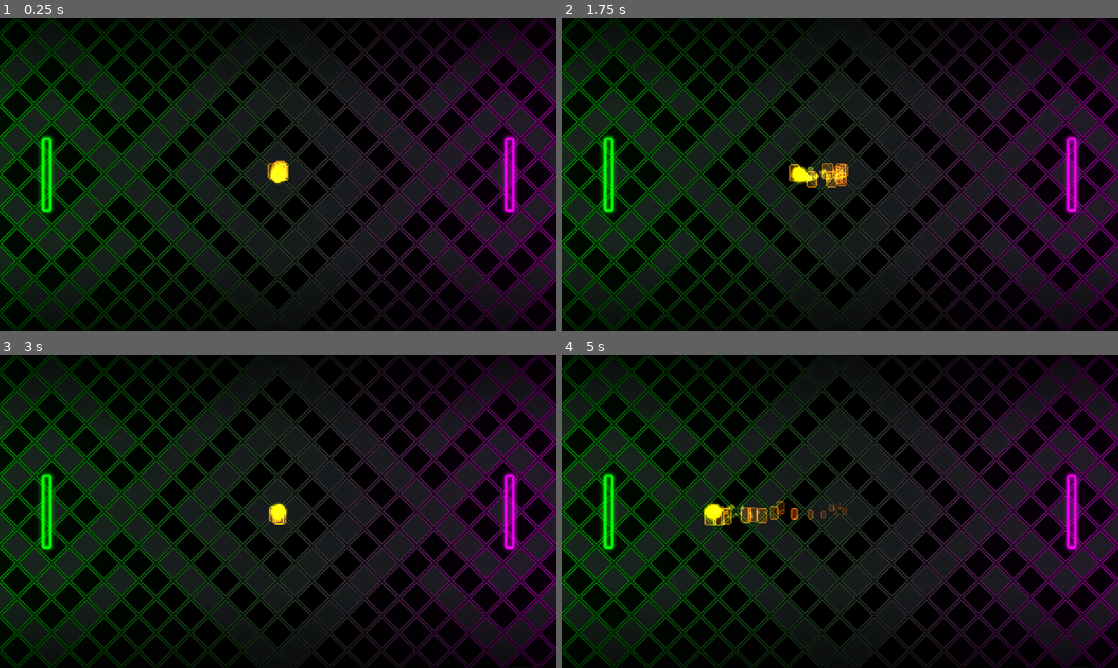
Above: before the commit, frames 1-4 (two rows, left to right).
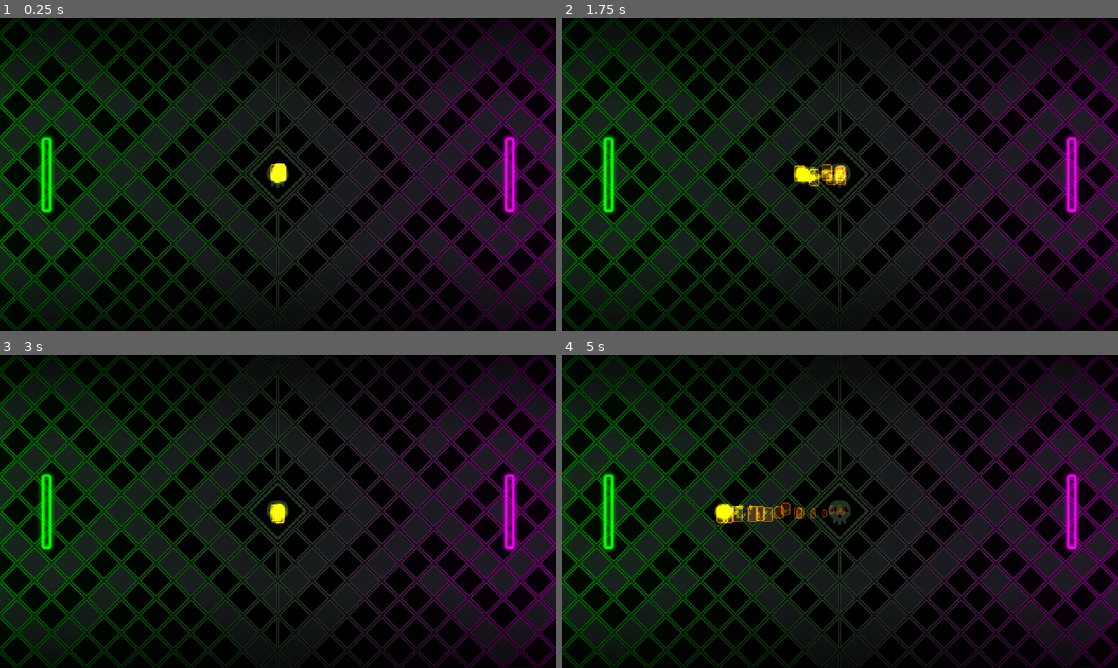
Above: after the commit, the same moments.

Repository: adatechschool/spin-spong
Game: Godot game, scene res://scenes/Pong.tscn
The game is run twice, just before and just after one commit, with the same random seed, the same clock (stepped at 60 frames per second) and the same inputs.
Inputs:
- Up to frame 1 (0.25 s): no input
- Up to frame 2 (1.75 s): tap Enter (ui_accept) at 0.5, 0.77, 1.25, 1.52 s; hold R 0.53-1.28 s; tap R at 1.35 s
- Up to frame 3 (3 s): hold R 2.03-2.78 s; tap Enter (ui_accept) at 2.75 s; tap R at 2.85 s
- Up to frame 4 (5 s): tap Enter (ui_accept) at 3.02, 3.77, 4.25, 4.52 s; hold R 3.53-4.28 s; tap R at 4.35 s

The runs differ from the first frame. In frame 1, 1.1% of the frame differs, in the area x 44-56%, y 6-94%; in frame 2, 1.3%; in frame 3, 1.1%; in frame 4, 1.9%, in the area x 25-56%, y 6-94%.

Commit message:
Many minor modifications
Graphics:
New background with skull
Ball particles more subtle

Gameplay:
Slower ball speed
Faster paddle rotation speed

Engine:
Activated continous collision detection for ball and paddles (should solve glitching through rigidbodies bug)
-> reduced gap between paddles and vertical screen borders

Diff:
--- a/project.godot
+++ b/project.godot
@@ -34,7 +34,6 @@
 window/size/width=480
 window/size/height=270
 window/size/resizable=false
-window/size/fullscreen=true
 window/size/test_width=960
 window/size/test_height=540
 window/stretch/mode="viewport"
--- a/scenes/Ball.tscn
+++ b/scenes/Ball.tscn
@@ -34,6 +34,7 @@
 mass = 0.00102041
 physics_material_override = SubResource( 1 )
 gravity_scale = 0.0
+continuous_cd = 2
 script = ExtResource( 1 )
 color = Color( 1, 0.988235, 0, 1 )
 
@@ -74,7 +75,7 @@
 local_coords = false
 texture = ExtResource( 4 )
 emission_shape = 1
-emission_sphere_radius = 5.0
+emission_sphere_radius = 3.0
 gravity = Vector2( 0, 0 )
 linear_accel = -24.24
 scale_amount_random = 0.3
--- a/scenes/Paddle.tscn
+++ b/scenes/Paddle.tscn
@@ -12,6 +12,7 @@
 collision_layer = 2
 collision_mask = 8
 gravity_scale = 0.0
+continuous_cd = 2
 linear_damp = 8.0
 angular_damp = 4.0
 __meta__ = {
--- a/scenes/PaddleLock.tscn
+++ b/scenes/PaddleLock.tscn
@@ -5,7 +5,7 @@
 [ext_resource path="res://ShaderColor.shader" type="Shader" id=3]
 
 [sub_resource type="RectangleShape2D" id=1]
-extents = Vector2( 6.79037, 48.1166 )
+extents = Vector2( 6.79037, 36.7582 )
 
 [sub_resource type="ShaderMaterial" id=2]
 resource_local_to_scene = true
--- a/scenes/Pong.tscn
+++ b/scenes/Pong.tscn
@@ -40,7 +40,7 @@
 
 [node name="Ball" parent="." instance=ExtResource( 1 )]
 position = Vector2( 240, 135 )
-min_speed = 300
+min_speed = 275
 max_speed = 200
 
 [node name="Border" parent="." instance=ExtResource( 2 )]
--- a/scripts/Lock.gd
+++ b/scripts/Lock.gd
@@ -8,7 +8,7 @@
 export(Color) var color
 
 const speed:= 2000
-const rotation_speed:= 9000
+const rotation_speed:= 12000 #9000
 
 onready var paddle:= $Paddle as PhysicsBody2D
 
Binary file changed: sprites/background.png
